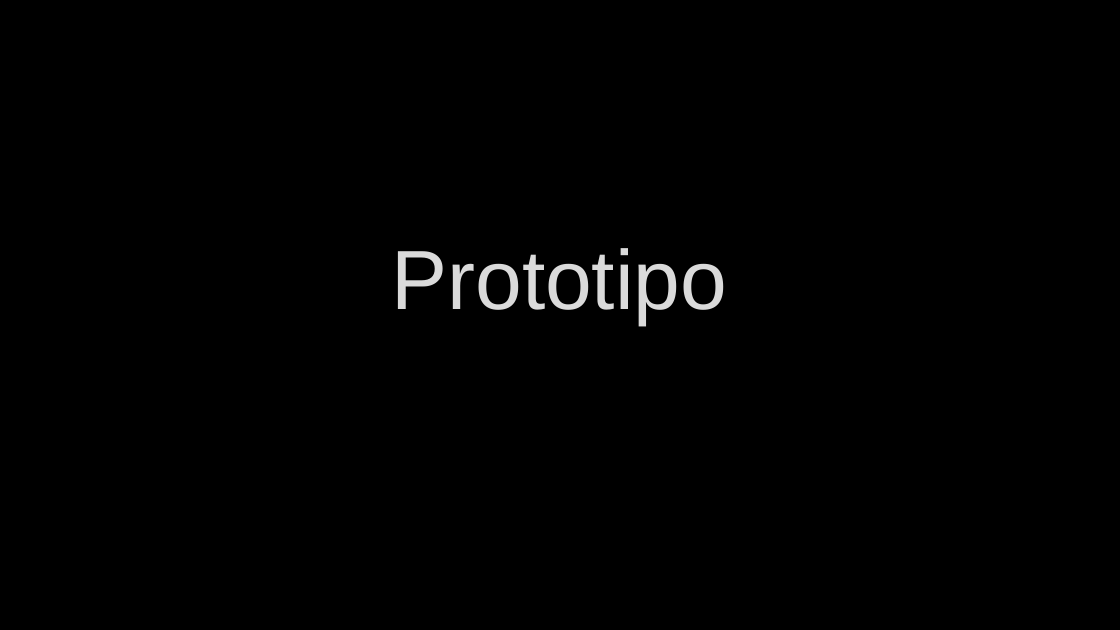
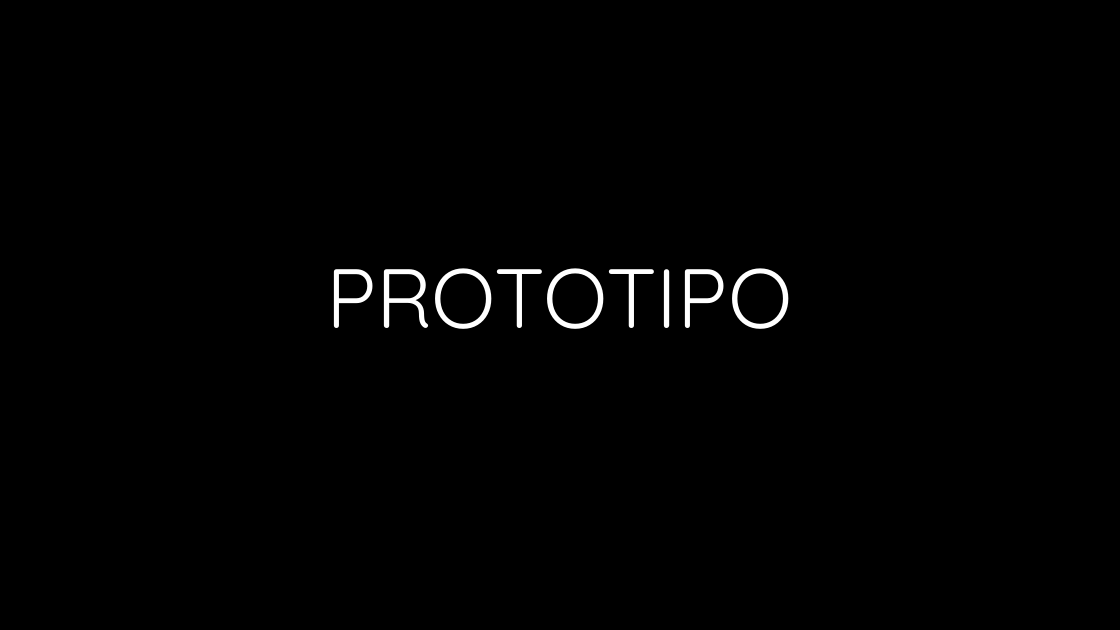
Before and after one commit to LucasCasa/VJ_FINAL, a slide deck: slide 9 of VJ_PITCH.pptx. Drawn at 1120x630 pixels with LibreOffice and Linux fonts; fonts in the diff are those of the drawing; background and template pictures are left out. Boxes give left, top, right and bottom in pixels: in the first picture for what was removed or moved away, otherwise in the second. Text is boxed around its words. In the diff, an @@ line names an element or a change of style, - is before the commit and + after.

```diff
--- a/VJ_PITCH.pptx
+++ b/VJ_PITCH.pptx
@@ title at (x1=326, y1=268, x2=792, y2=329): text changed; font Arial to Quicksand; text colour #DADADA to gradient #FFFFFF to #A6A6A6 @@
-Prototipo
+PROTOTIPO
```
Also in this commit, not shown: 7 other slides changed, 1 slide added, 1 slide removed.
